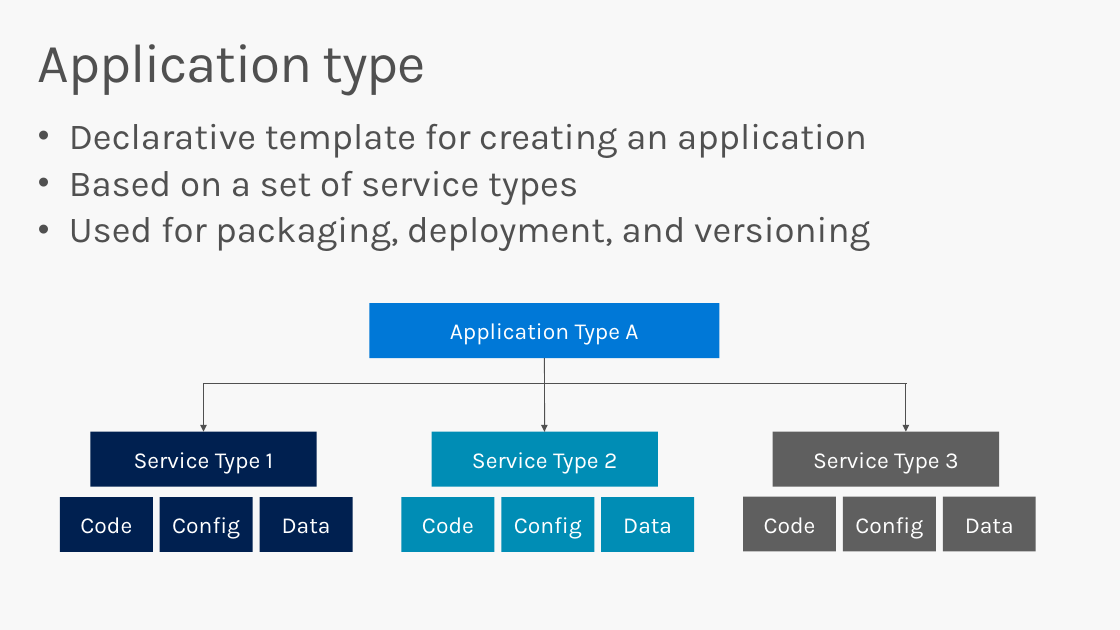
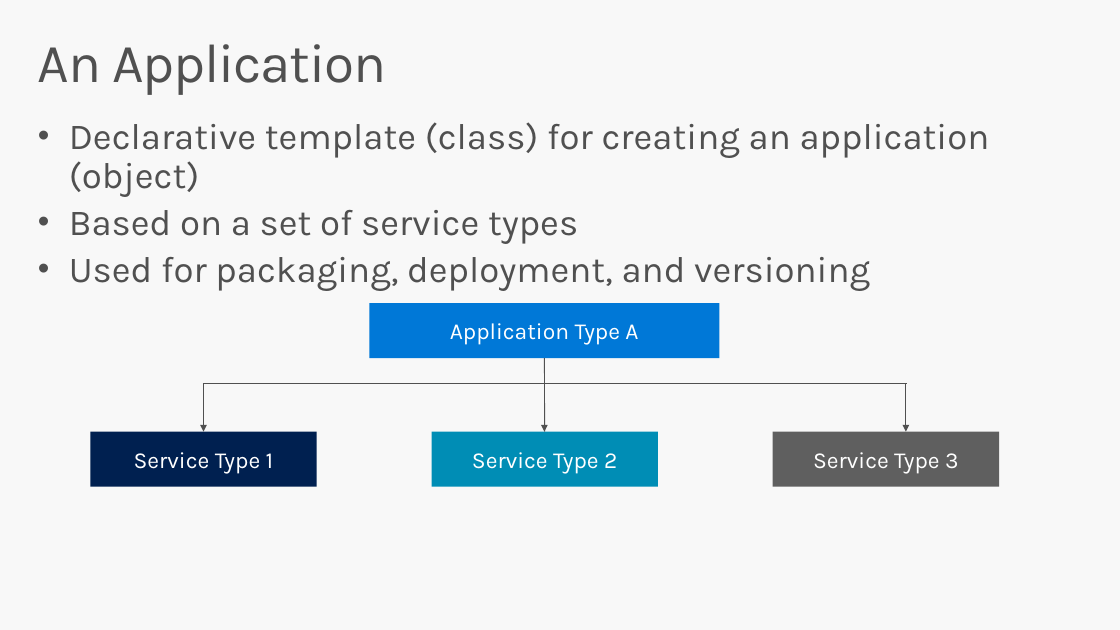
Before and after one commit to brentstineman/PersonalStuff, a slide deck: slide 14 of Presentations/Service Fabric/ServiceFabric Introduction.pptx (slide 15 before the commit). Drawn at 1120x630 pixels with LibreOffice and Linux fonts; fonts in the diff are those of the drawing. Boxes give left, top, right and bottom in pixels: in the first picture for what was removed or moved away, otherwise in the second. Text is boxed around its words. In the diff, an @@ line names an element or a change of style, - is before the commit and + after.

```diff
--- a/Presentations/Service Fabric/ServiceFabric Introduction.pptx
+++ b/Presentations/Service Fabric/ServiceFabric Introduction.pptx
@@ title at box(38, 44, 386, 95): text changed @@
-Application type
+An Application
@@ text at box(69, 122, 990, 197): text changed @@
-• Declarative template for creating an application
+• Declarative template (class) for creating an application (object)
@@ rectangle removed at box(60, 497, 153, 552) @@
-Code
@@ rectangle removed at box(160, 497, 253, 552) @@
-Config
@@ rectangle removed at box(259, 497, 352, 552) @@
-Data
@@ rectangle removed at box(401, 497, 494, 552) @@
-Code
@@ rectangle removed at box(502, 497, 595, 552) @@
-Config
@@ rectangle removed at box(601, 497, 694, 552) @@
-Data
@@ rectangle removed at box(743, 497, 836, 552) @@
-Code
@@ rectangle removed at box(843, 497, 936, 552) @@
-Config
@@ rectangle removed at box(943, 497, 1036, 552) @@
-Data
```
Also in this commit, not shown: 10 other slides changed, 2 slides added, 5 slides removed.
